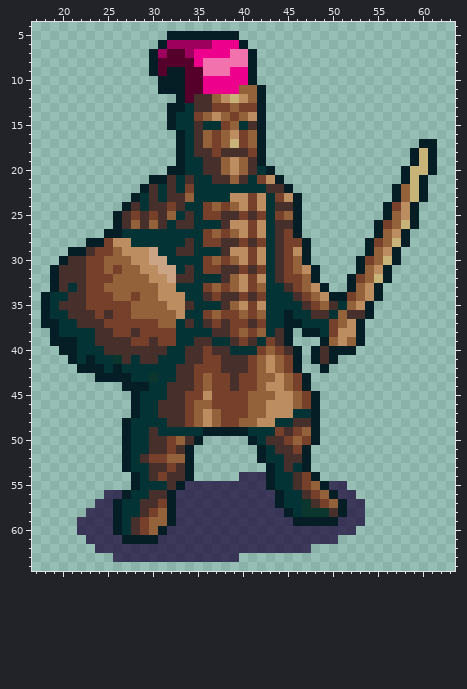
Two states of a sprite sheet, images/units/mandate/terracotta_warrior.png. The first picture shows the starting point.
The file is 72x72 pixels. Colours within 5 levels of each other are drawn and written as one. Shown: x 17..63, y 4..64.
The same view after the edit:
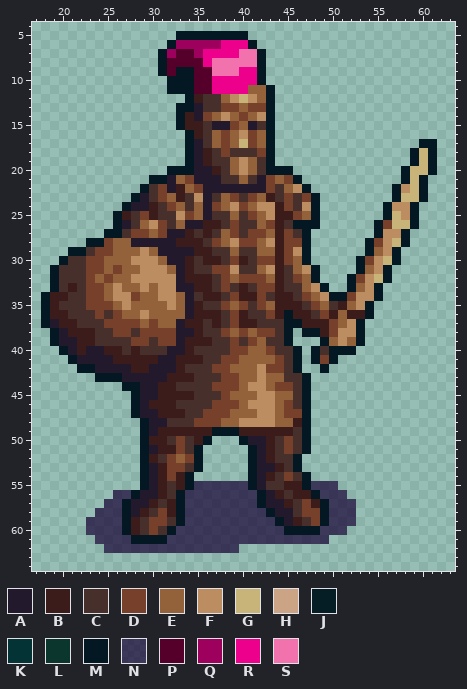
Palette (. is transparent): A #22192c  B #3b1c1a  C #472f2b  D #77402a  E #94623a  F #bc8d60  G #c8b379  H #cba485  J #051e26  K #043335  L #0b362e  M #041823  N #160034b3  P #55002a  Q #9e005d  R #ec008c  S #f172ac
Diff:
Changed rows in their new state; - is an unchanged pixel.
first column x 18:
 5 --------------.MMMMMMMM---------------------
 6 -------------.M----Q--RM--------------------
 7 ------------.MQ-PQ---R-SM-------------------
 8 ------------.M---PR----SM-------------------
 9 ------------.MPMM-P--S-RM-------------------
10 -------------.MMM-P----RM-------------------
11 -------------.MMM-P---R-EM------------------
12 ---------------.MB-CEFGFEM------------------
13 --------------.MMA-C-DE-DM------------------
14 --------------.MBADEFEDEFM------------------
15 --------------.MBBCAADEACM------------------
16 ---------------.MBCEDEFDEM------------------
17 ---------------.MACEDEGDEM----------------MM
18 ---------------.MABCD--CDM---------------M-M
19 ---------------.MAB-CEFECM---------------M-M
20 --------------MMMAABCEFECMMM------------M--M
21 ------------MMAEDAAA-CECADEDM-----------M-M-
22 -----------M-DABEDAAAAAAAD-EFM---------MF-M-
23 ----------MA-DEBCFACEDC-EBCDCDM--------MG-M-
24 ---------MAAB--ECEADEFDE-FBDCFM-------MF-M--
25 --------MBCDB-CFDEAC-ECDEFBBDEM-------MG-M--
26 --------MACEFDCEAABB-DCCEDB-MMM------M-G-M--
27 -------MMCDDEDAABCBCEDC-DEB-CM-------MF-M---
28 -----MM-EEAAAAABBBC-EF-DEFB--M------M-F-M---
29 ---MM----EE-EAAAABBC-ECCEEB--M------M--M----
30 --M---------FEAABCBBCDBCDDB--M-----M-F-M----
31 -M-----------FEABCC-DFC-EFBC--M----M--M-----
32 -M----E---FF--FABBBCD-D-DEBC--M---M-F-M-----
33 -M-B----F--F---AABBC-CBCDDB-C--M--M--M------
34 MBB----EFF-----EACBB-DBB-CBB----MM-F-M------
35 MB------EF-----EABCCD-DCDEBBB----B--M-------
36 MBB------E-F---EABBBC-BCCDBMBB-DB-BBM-------
37 MABB-------E---ABB-B--BBCCCMMBBB---M--------
38 -MABBB---------AABC-DEDEDD-M-MMB---M--------
39 -MAABB---------ABBBCCDCDEC-M---M---M--------
40 --MABAABB-B---AAB-C--DDEEDC-M-M-MMM---------
41 ---MAAAABBBBBAABBBCCDDEE-EDCM-MDM-----------
42 ----MMAAAABBAAAB-CC-DEEEFDDCM--M------------
43 ------MMMAAAAABBBCCC-DEEF-ECCM--------------
44 ---------MMAABB--CC--DEFFEDDCM--------------
45 ----------MAABBBBCCC-EE-FFEECM.-------------
46 ----------MABBB-CCC---EFF-EDCM.-------------
47 ----------MAABBBCCDD-EE-F-EDDM.-------------
48 ---------..MAA--CDDDEEFF--EEBM.-------------
49 ---------..MABBBBBBMMMBBBBBBCM.-------------
50 ---------..MBBCD-BM---MAAB--CM.-------------
51 ---------..MABBDCM-----MAB-DCM--------------
52 ---------..MBCD-DM-----MABC-M.--------------
53 ---------..MAB-DCM-----MAAB-M.--------------
54 ----------.MABDBM-----.MABCD-M.-------------
55 ----------.MAB-BM------MACCBBMNN-.----------
56 -------.-NMAABCM--------MABCBBMNN-.---------
57 ------.-NMAABCBM--------MAABCDBMNN-.--------
58 -----.--NMABCDBM---------MAACDDMNN-.--------
59 ----.---NMBCDDCM----------MABCDMN--.--------
60 ----.---NMBCDCM------------MMMM---.---------
61 -----.---NMMMM------------------.-----------
62 ------.---------------........--------------
63 --------..............----------------------
Boxes around the changes in both pictures, in picture pixels (x1, y1, x2, y2):
changed: (41, 31, 437, 562)
